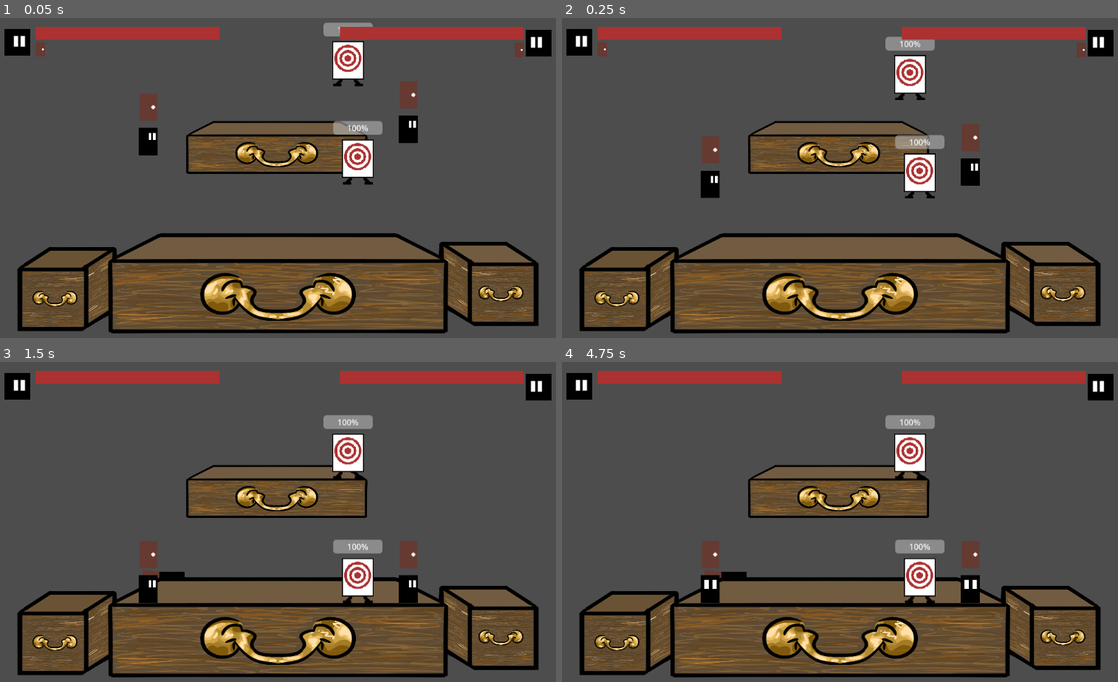
Above: before the commit, frames 1-4 (two rows, left to right).
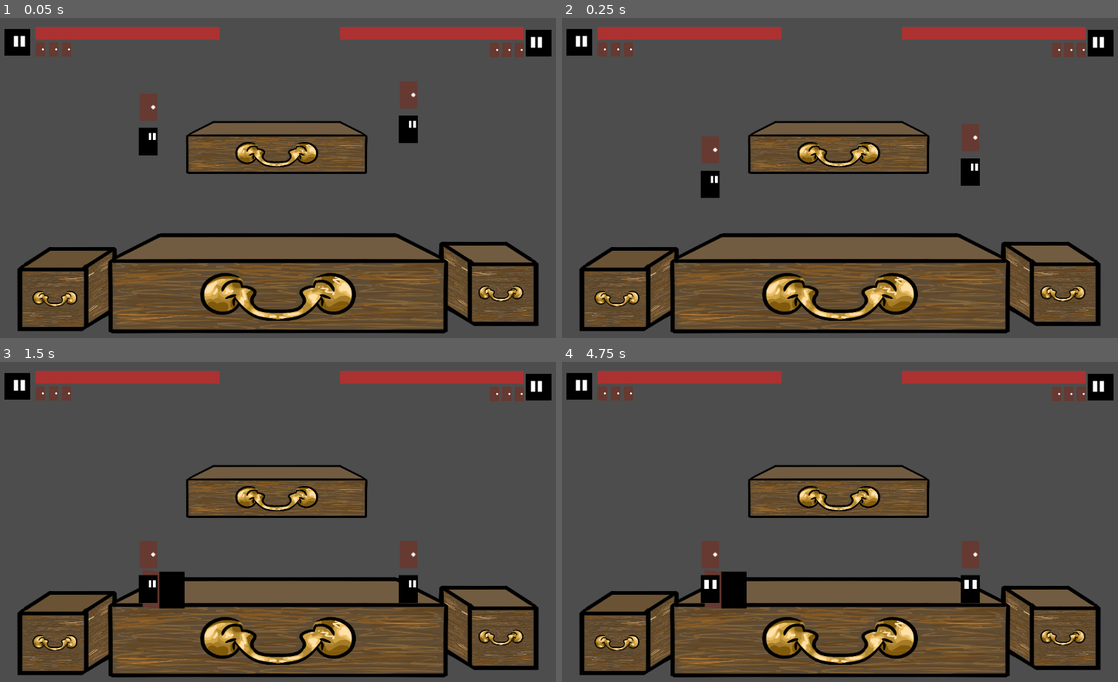
Above: after the commit, the same moments.

Repository: javiermarhuich/videojuego-portonazo
Game: Godot game, scene res://test_nivel.tscn
The game is run twice, just before and just after one commit, with the same random seed, the same clock (stepped at 60 frames per second) and the same inputs.
Inputs (mouse positions are in pixels of both pictures, inside the frame that each line leads up to):
- Up to frame 1 (0.05 s): no input
- Up to frame 2 (0.25 s): no input
- Up to frame 3 (1.5 s): tap Enter at 0.5 s; move the mouse to (411, 506) at 0.52 s; tap Tab (ui_text_completion_replace) at 0.6, 1.35 s; click (411, 506) at 0.67 s; tap Space at 1.25 s; move the mouse to (161, 541) at 1.27 s; click (161, 541) at 1.42 s
- Up to frame 4 (4.75 s): tap Enter at 2, 3.5 s; move the mouse to (901, 451) at 2.02 s; tap Tab (ui_text_completion_replace) every 0.75 s from 2.1 to 4.35 s; click (901, 451) at 2.17 s; tap Space at 2.75, 4.25 s; move the mouse to (812, 589) at 2.77 s; click (812, 589) at 2.92 s; move the mouse to (1017, 573) at 3.52 s; click (1017, 573) at 3.67 s; move the mouse to (662, 474) at 4.27 s; click (662, 474) at 4.42 s

The runs differ from the first frame. In frame 1, 2.3% of the frame differs, in the area x 8-92%, y 1-53%; in frame 2, 2.5%; in frame 3, 3.1%; in frame 4, 3.1%, in the area x 6-95%, y 7-78%.

Commit message:
feat: Adding lifes

Diff:
--- a/HUD.gd
+++ b/HUD.gd
@@ -1,17 +1,36 @@
-extends Control
+extends CanvasLayer
 
-@export var jugador_angel : Angel
-@export var angel_door : Sprite2D
+@export var jugador_p1 : Angel
+@export var jugador_p2 : Angel
+
+@onready var p1_vida_1 = $Control/p1_vida_1
+@onready var p1_vida_2 = $Control/p1_vida_2
+@onready var p1_vida_3 = $Control/p1_vida_3
+
+@onready var p2_vida_1 = $Control2/p2_Vida_1
+@onready var p2_vida_2 = $Control2/p2_Vida_2
+@onready var p2_vida_3 = $Control2/p2_Vida_3
 
 #@export var jugador_demonio : Demonio
 
+func _ready():
+	jugador_p1.lifes_change.connect(show_p1_lifes)
+	jugador_p2.lifes_change.connect(show_p2_lifes)
+	show_p1_lifes()
+	show_p2_lifes()
 
-func _ready() -> void:
-	jugador_angel.player_has_door.connect(show_angel_has_door)
-	show_angel_has_door()
+func show_p1_lifes():
+	if jugador_p1.lifes == 2:
+		p1_vida_3.visible = false
+	if jugador_p1.lifes == 1:
+		p1_vida_2.visible = false
+	if jugador_p1.lifes == 0:
+		p1_vida_1.visible = false
 
-func show_angel_has_door():
-	if jugador_angel.has_door:
-		angel_door.visible = true
-	else:
-		angel_door.visible = false
+func show_p2_lifes():
+	if jugador_p2.lifes == 2:
+		p2_vida_3.visible = false
+	if jugador_p2.lifes == 1:
+		p2_vida_2.visible = false
+	if jugador_p2.lifes == 0:
+		p2_vida_1.visible = false
--- a/character/Personaje_Angel.gd
+++ b/character/Personaje_Angel.gd
@@ -2,7 +2,7 @@
 extends CharacterBody2D
 
 signal health_change
-signal player_has_door
+signal lifes_change
 signal player_puts_new_portal
 
 @onready var animation_tree = $AnimationTree
@@ -18,8 +18,8 @@
 
 @export var max_health = 100
 @onready var health = max_health
-
-var has_door = true
+var lifes = 3
+
 var is_frozen = false
 
 var knockback : Vector2 = Vector2.ZERO
@@ -158,16 +158,24 @@
 		return
 
 func reset_position_if_outside_map():
-	if (position.y > 800) or (position.x < -200) or (position.x > 1300):
+	if (position.y > 900) or (position.x < -300) or (position.x > 1300):
 		position.y = 70
 		position.x = 520
-		health = 0 #max_health
+		health = max_health
+		lifes -= 1
 		health_change.emit()
+		lifes_change.emit()
 		end_game_if_player_has_no_life()
 
 func player_gets_hurt():
 	health -= 10
 	health_change.emit()
+	if health <= 0:
+		lifes -= 1
+		position.y = 70
+		position.x = 520
+		health = max_health
+		lifes_change.emit()
 	end_game_if_player_has_no_life()
 
 func handle_knockback(delta):
@@ -184,11 +192,10 @@
 	knockback_timer = knockback_duration
 
 func handle_create_new_portal():
-	var jump_pressed = Input.is_action_just_pressed("ui_text_completion_replace")
-	if jump_pressed and has_door:
-		has_door = false
+	var jump_pressed = Input.is_action_just_pressed("portal_"+input_prefix)
+	if jump_pressed:
 		player_puts_new_portal.emit()
-		player_has_door.emit()
+		#player_has_door.emit()
 
 func set_character_position(x: int, y:int):
 	position.x = x
@@ -197,11 +204,6 @@
 	await get_tree().create_timer(0.2).timeout
 	is_frozen = false
 
-func set_character_has_door_true():
-	if has_door == false:
-		has_door = true
-		player_has_door.emit()
-
 func end_game_if_player_has_no_life():
-	if health <= 0:
+	if lifes <= 0:
 		get_node("../../Game_Over").game_over()
--- a/project.godot
+++ b/project.godot
@@ -79,3 +79,13 @@
 "events": [Object(InputEventKey,"resource_local_to_scene":false,"resource_name":"","device":-1,"window_id":0,"alt_press …(191 unchanged characters)…
 ]
 }
+portal_p1={
+"deadzone": 0.2,
+"events": [Object(InputEventKey,"resource_local_to_scene":false,"resource_name":"","device":-1,"window_id":0,"alt_pressed":false,"shift_pressed":false,"ctrl_pressed":false,"meta_pressed":false,"pressed":false,"keycode":0,"physical_keycode":4194306,"key_label":0,"unicode":0,"location":0,"echo":false,"script":null)
+]
+}
+portal_p2={
+"deadzone": 0.2,
+"events": [Object(InputEventKey,"resource_local_to_scene":false,"resource_name":"","device":-1,"window_id":0,"alt_pressed":false,"shift_pressed":false,"ctrl_pressed":false,"meta_pressed":false,"pressed":false,"keycode":0,"physical_keycode":46,"key_label":0,"unicode":46,"location":0,"echo":false,"script":null)
+]
+}
--- a/test_nivel.gd
+++ b/test_nivel.gd
@@ -1,30 +1,15 @@
 extends Node2D
 
 var portal = preload("res://objects/portal/Portal.tscn")
-var door = preload("res://objects/door/door.tscn")
-
-@export var jugador_angel : Angel
-@export var jugador2 : Angel
 
 func _ready() -> void:
 	$Nivel_jugable/Jugador1.input_prefix = "p1"
 	$Nivel_jugable/Jugador2.input_prefix = "p2"
-	jugador_angel.player_puts_new_portal.connect(create_new_portal)
-	# Cuando se agregue el otro jugador
-	#angel.player_puts_new_portal.connect(create_new_portal_for_player.bind(angel))
-	#demon.player_puts_new_portal.connect(create_new_portal_for_player.bind(demon))
+	$Nivel_jugable/Jugador1.player_puts_new_portal.connect(create_new_portal.bind($Nivel_jugable/Jugador1))
+	$Nivel_jugable/Jugador2.player_puts_new_portal.connect(create_new_portal.bind($Nivel_jugable/Jugador2))
 
-func create_new_door():
-	call_deferred("_create_new_door_safe")
-
-func _create_new_door_safe():
-	var new_door = door.instantiate()
-	add_child(new_door)
-	new_door.global_position = Vector2(jugador_angel.position.x + 50, jugador_angel.position.y)
-
-func create_new_portal(): #(player):
+func create_new_portal(player):
 	var new_portal = portal.instantiate() as Portal
-	add_child(new_portal)
-	new_portal.player_crossed.connect(create_new_door, CONNECT_ONE_SHOT)
-	#new_portal.player_crossed.connect(create_new_door_for_player.bind(player))
-	new_portal.global_position = Vector2(jugador_angel.position.x + 30, jugador_angel.position.y)
+	$Nivel_jugable.add_child(new_portal)
+	new_portal.z_index = 1
+	new_portal.global_position = Vector2(player.position.x + 30, player.position.y)
--- a/test_nivel.tscn
+++ b/test_nivel.tscn
@@ -1,8 +1,7 @@
-[gd_scene load_steps=13 format=3 uid="uid://bgwa3klnyx3yj"]
+[gd_scene load_steps=12 format=3 uid="uid://bgwa3klnyx3yj"]
 
 [ext_resource type="Script" uid="uid://ctsuya4wr2m2f" path="res://test_nivel.gd" id="1_uyrhp"]
 [ext_resource type="PackedScene" uid="uid://d2iphac4y7y8i" path="res://character/Angel.tscn" id="2_wopbp"]
-[ext_resource type="PackedScene" uid="uid://cc6o1qajo15r8" path="res://objects/target/Target.tscn" id="3_n5srj"]
 [ext_resource type="PackedScene" uid="uid://ckp6xtyjybqty" path="res://hud/HealthBar/health_bar.tscn" id="4_5snua"]
 [ext_resource type="Texture2D" uid="uid://byuyg4omfgt7r" path="res://images/hud_door_icon.png" id="4_7ul0h"]
 [ext_resource type="Script" uid="uid://dyrw5cuggvy0p" path="res://HUD.gd" id="4_eit4f"]
@@ -16,9 +15,8 @@
 font_size = 80
 outline_size = 7
 
-[node name="Nivel" type="Node2D" node_paths=PackedStringArray("jugador_angel")]
+[node name="Nivel" type="Node2D"]
 script = ExtResource("1_uyrhp")
-jugador_angel = NodePath("Nivel_jugable/Jugador1")
 
 [node name="Nivel_jugable" type="CanvasLayer" parent="."]
 
@@ -36,38 +34,46 @@
 position = Vector2(571, 262)
 scale = Vector2(0.08, 0.0934063)
 
-[node name="Area2D" parent="Nivel_jugable" instance=ExtResource("3_n5srj")]
-position = Vector2(729, 289)
-
-[node name="Area2D2" parent="Nivel_jugable" instance=ExtResource("3_n5srj")]
-position = Vector2(710, 97)
-
 [node name="Jugador1" parent="Nivel_jugable" instance=ExtResource("2_wopbp")]
+light_mask = 3
+z_index = 2
 position = Vector2(320, 248)
 scale = Vector2(0.375444, 0.375217)
+collision_layer = 3
 collision_mask = 1
 
 [node name="Jugador2" parent="Nivel_jugable" instance=ExtResource("2_wopbp")]
+light_mask = 3
+z_index = 2
 position = Vector2(828, 224)
 scale = Vector2(0.375444, 0.375217)
+collision_layer = 3
 collision_mask = 1
 input_prefix = "p2"
 enemy_input_prefix = "p1"
 
-[node name="HUD" type="CanvasLayer" parent="."]
+[node name="HUD" type="CanvasLayer" parent="." node_paths=PackedStringArray("jugador_p1", "jugador_p2")]
+script = ExtResource("4_eit4f")
+jugador_p1 = NodePath("../Nivel_jugable/Jugador1")
+jugador_p2 = NodePath("../Nivel_jugable/Jugador2")
 
-[node name="Control" type="Control" parent="HUD" node_paths=PackedStringArray("jugador_angel", "angel_door")]
+[node name="Control" type="Control" parent="HUD"]
 layout_mode = 3
 anchors_preset = 15
 anchor_right = 1.0
 anchor_bottom = 1.0
 grow_horizontal = 2
 grow_vertical = 2
-script = ExtResource("4_eit4f")
-jugador_angel = NodePath("../../Nivel_jugable/Jugador1")
-angel_door = NodePath("HudDoorIcon")
 
-[node name="HudDoorIcon" type="Sprite2D" parent="HUD/Control"]
+[node name="p1_vida_3" type="Sprite2D" parent="HUD/Control"]
+position = Vector2(160, 70)
+texture = ExtResource("4_7ul0h")
+
+[node name="p1_vida_2" type="Sprite2D" parent="HUD/Control"]
+position = Vector2(135, 70)
+texture = ExtResource("4_7ul0h")
+
+[node name="p1_vida_1" type="Sprite2D" parent="HUD/Control"]
 position = Vector2(109, 70)
 texture = ExtResource("4_7ul0h")
 
@@ -84,18 +90,23 @@
 offset_bottom = 51.0
 player = NodePath("../../../Nivel_jugable/Jugador1")
 
-[node name="Control2" type="Control" parent="HUD" node_paths=PackedStringArray("jugador_angel", "angel_door")]
+[node name="Control2" type="Control" parent="HUD"]
 layout_mode = 3
 anchors_preset = 15
 anchor_right = 1.0
 anchor_bottom = 1.0
 grow_horizontal = 2
 grow_vertical = 2
-script = ExtResource("4_eit4f")
-jugador_angel = NodePath("../../Nivel_jugable/Jugador2")
-angel_door = NodePath("HudDoorIcon")
 
-[node name="HudDoorIcon" type="Sprite2D" parent="HUD/Control2"]
+[node name="p2_Vida_3" type="Sprite2D" parent="HUD/Control2"]
+position = Vector2(996, 71)
+texture = ExtResource("4_7ul0h")
+
+[node name="p2_Vida_2" type="Sprite2D" parent="HUD/Control2"]
+position = Vector2(1020, 71)
+texture = ExtResource("4_7ul0h")
+
+[node name="p2_Vida_1" type="Sprite2D" parent="HUD/Control2"]
 position = Vector2(1044, 71)
 texture = ExtResource("4_7ul0h")
 
